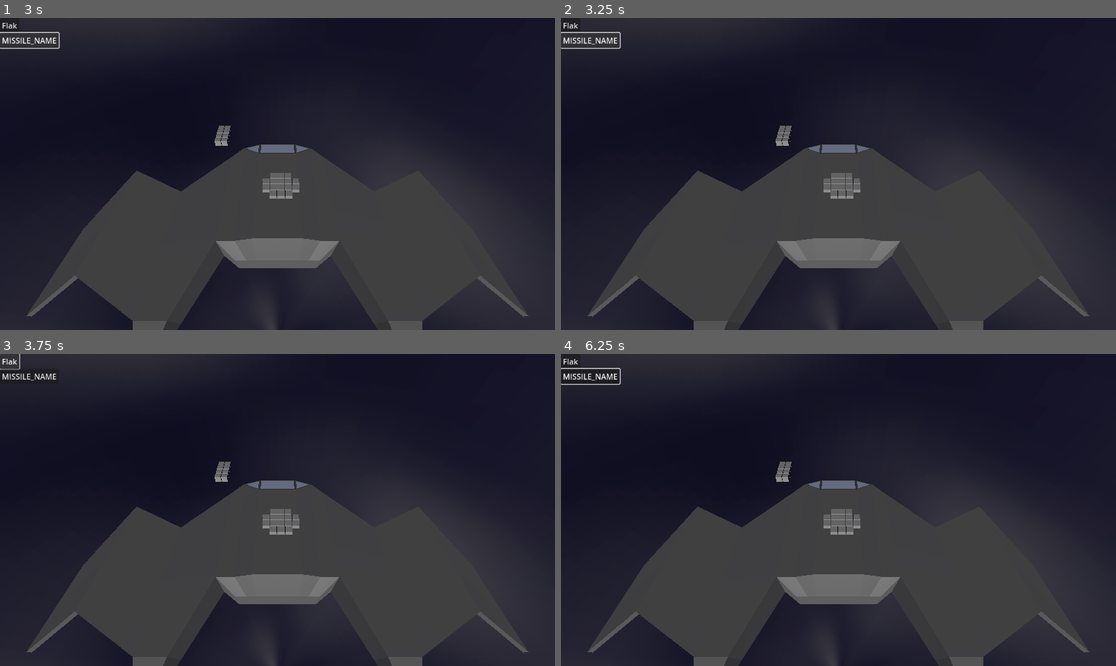
Above: before the commit, frames 1-4 (two rows, left to right).
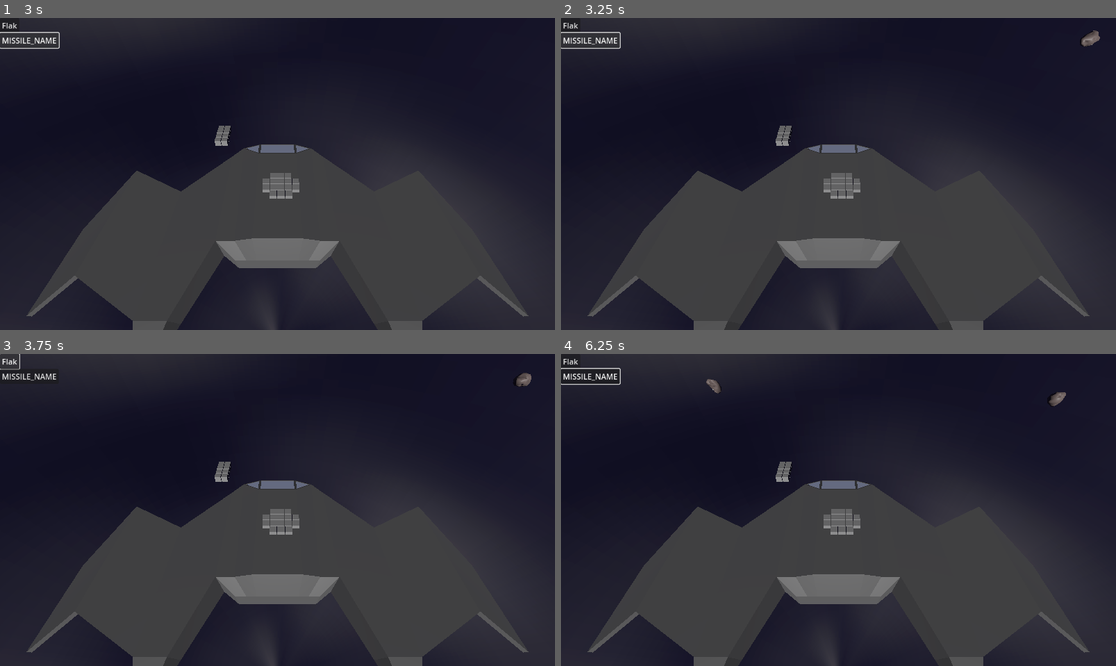
Above: after the commit, the same moments.

Repository: Xwilarg/LudumDare54
Game: Godot game, scene res://Scenes/Main.tscn
Two runs of this game, one before a commit and one after it. Both use one fixed random seed, a clock stepped at 60 frames per second and the inputs below.
Inputs (mouse positions are in pixels of both pictures, inside the frame that each line leads up to):
- Up to frame 1 (3 s): click "Flak" at 0.5 s; click "MISSILE_NAME" at 1.25 s; click "Flak" at 2 s; click "MISSILE_NAME" at 2.75 s
- Up to frame 2 (3.25 s): no input
- Up to frame 3 (3.75 s): click "Flak" at 3.5 s
- Up to frame 4 (6.25 s): click "MISSILE_NAME" at 4.25 s; move the mouse to (960, 494) at 5.02 s; click (960, 494) at 5.17 s; tap Enter at 5.75 s; move the mouse to (727, 525) at 5.77 s; click (727, 525) at 5.92 s

Frame 1 is identical in both runs. In frame 2, 0.1% of the frame differs, in the area x 93-98%, y 4-10%; in frame 3, 0.1%; in frame 4, 0.2%, in the area x 26-91%, y 8-17%.
Error before the commit: Invalid access to property or key '1' on a base object of type 'Dictionary'. (res://Scripts/AsteroidManager.gd:41)

Commit message:
Debug asteroid type dict

Diff:
--- a/Scripts/Asteroid.gd
+++ b/Scripts/Asteroid.gd
@@ -7,7 +7,7 @@
 var move_speed: float = 100
 var rotation_speed: float = PI
 var parent
-var type: String
+var type: Dictionary
 
 func _ready():
 	$RigidBody3D.max_contacts_reported = 2;
@@ -28,7 +28,7 @@
 func set_target(value: Vector3):
 	target = value
 
-func set_type(value: String):
+func set_type(value: Dictionary):
 	type = value
 
 func _on_rigid_body_3d_body_entered(body):
--- a/Scripts/AsteroidManager.gd
+++ b/Scripts/AsteroidManager.gd
@@ -38,7 +38,9 @@
 
 	spawner.set_spawn_position(position)
 	spawner.set_target(spaceship.position)
-	spawner.asteroid_type = asteroid_types[GameManager.rng.randi_range(0, len(asteroid_types) - 1)]
+
+	var random_key = asteroid_types.keys()[GameManager.rng.randi() % asteroid_types.size()]
+	spawner.asteroid_type = asteroid_types[random_key]
 
 	spawners.append(spawner)
 
--- a/Scripts/AsteroidSpawner.gd
+++ b/Scripts/AsteroidSpawner.gd
@@ -7,7 +7,7 @@
 const _spawn_position_noise: int = 10
 @onready var spawn_timer: float = 5
 @onready var spawn_random_timer: float = 2
-var asteroid_type: String
+var asteroid_type: Dictionary
 
 var target: Vector3
 
@@ -43,7 +43,7 @@
 
 	asteroid.position = asteroid_position
 	asteroid.parent = self
-	asteroid.set_type = asteroid_type
+	asteroid.set_type(asteroid_type)
 
 	asteroid.set_target(target)
 
